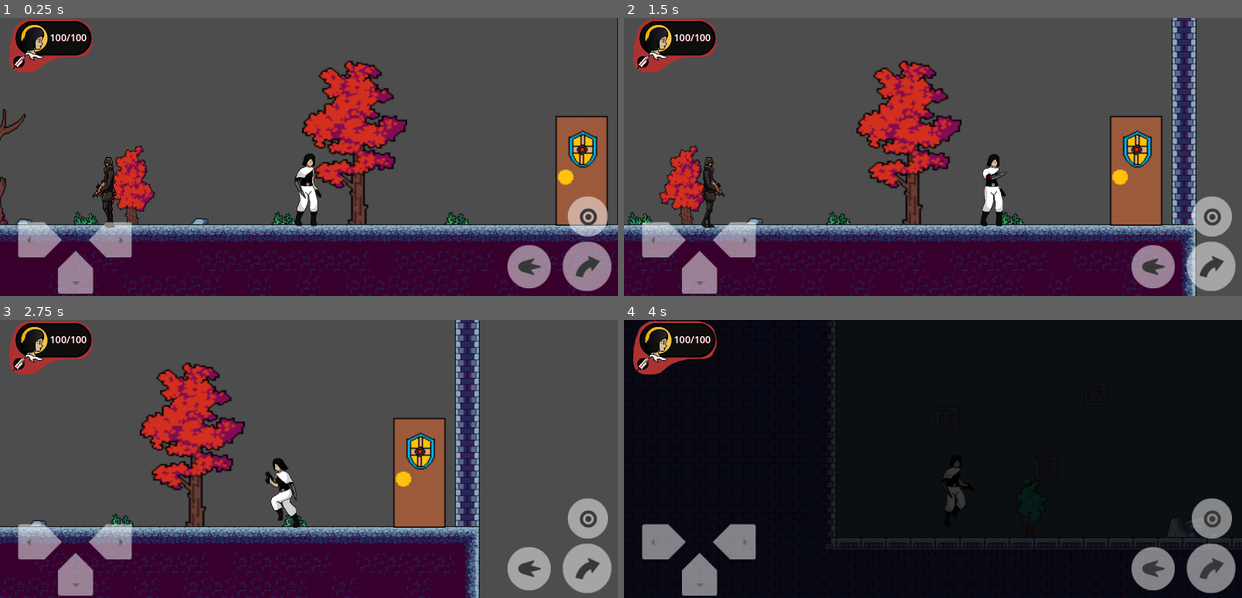
Above: before the commit, frames 1-4 (two rows, left to right).
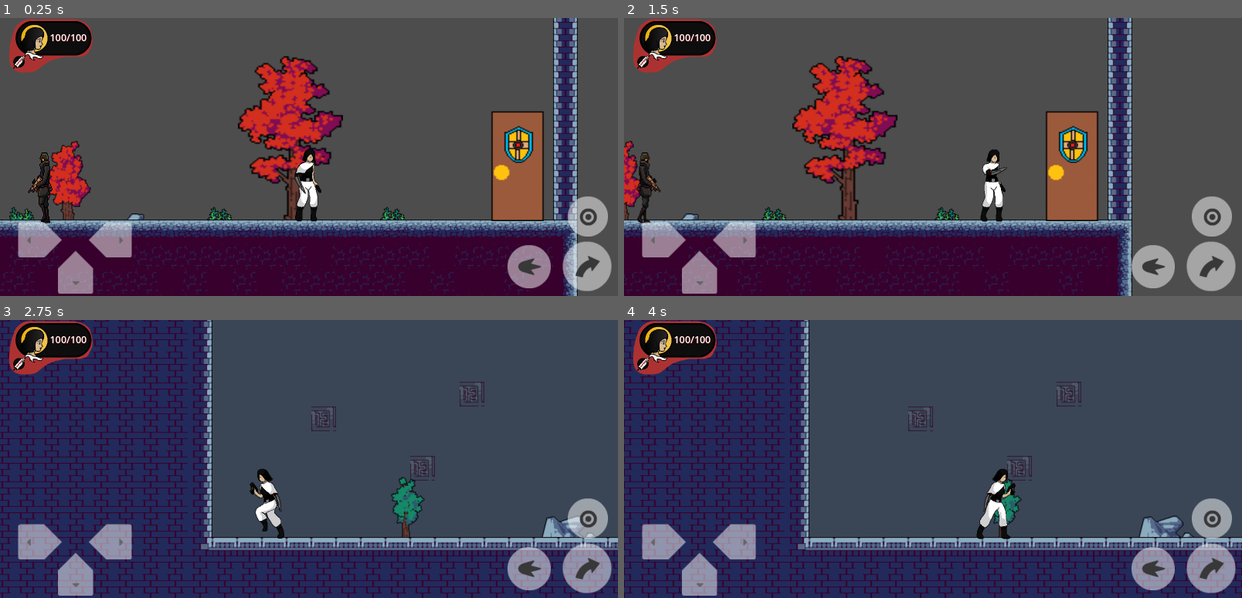
Above: after the commit, the same moments.

Repository: Corsa-Technologies/Terra1-seguro
Game: Godot game, scene res://Níveis/Nível1/Nível 1.tscn
The game is run twice, just before and just after one commit, with the same random seed, the same clock (stepped at 60 frames per second) and the same inputs. This scene is started directly instead of the project's main scene.
Inputs:
- Up to frame 1 (0.25 s): no input
- Up to frame 2 (1.5 s): tap Enter (ataque) at 0.5, 1.35 s; hold Enter (ataque) 0.53-1.28 s; hold Right (ui_right) from 0.53 s (still down); tap Up (ui_up) at 0.77 s
- Up to frame 3 (2.75 s): tap Up (ui_up) at 1.52 s; release Right (ui_right) at 2.03 s; hold Left (ui_left) from 2.03 s (still down); hold Backspace (tiro) from 2.03 s (still down); tap Enter (ataque) at 2.3 s
- Up to frame 4 (4 s): release Left (ui_left) at 2.78 s; release Backspace (tiro) at 2.78 s; hold Right (ui_right) from 2.78 s (still down); tap Enter (ataque) at 2.85 s; tap Up (ui_up) at 3.02, 3.77 s; hold Enter (ataque) from 3.53 s (still down)

The runs differ from the first frame. In frame 1, 30% of the frame differs, in the area x 0-100%, y 0-100%; in frame 2, 32%; in frame 3, 50%; in frame 4, 96%.

Commit message:
"agora os inimigos morrem"

Diff:
--- a/Níveis/Nível1/inimigo_1.gd
+++ b/Assets/inimigos/inimigo1/inimigo_1.gd
@@ -5,6 +5,7 @@
 @export var patrol_tolerance: float = 10.0
 @export var projectile_scene: PackedScene  # Referência à cena do projétil
 @export var shoot_delay: float = 1.0  # Intervalo de disparo em segundos
+@export var health: int = 100  # Adiciona uma variável de saúde ao inimigo
 
 var patrol_points: Array = []
 var current_patrol_index: int = 0
@@ -103,3 +104,13 @@
 
 	# Adiciona o projétil à cena
 	get_parent().add_child(projectile)
+
+# Função para receber dano
+func take_damage(amount: int):
+	health -= amount  # Subtrai o dano da saúde do inimigo
+	if health <= 0:
+		die()  # Chama a função de morte se a saúde for menor ou igual a 0
+
+# Função de morte
+func die():
+	queue_free()  # Remove o inimigo da cena
--- a/Níveis/Nível1/inimigo_1.tscn
+++ b/Assets/inimigos/inimigo1/inimigo_1.tscn
@@ -1,81 +1,84 @@
-[gd_scene load_steps=27 format=3 uid="uid://d2gp1dbwx1wdj"]
-
-[ext_resource type="Texture2D" uid="uid://bqnuc26vom4bv" path="res://Assets/inimigos/inimigo1/Idle.png" id="1_a1xoq"]
-[ext_resource type="Script" path="res://Níveis/Nível1/inimigo_1.gd" id="1_ewo05"]
-[ext_resource type="Texture2D" uid="uid://me3ihp8vfgwg" path="res://Assets/inimigos/inimigo1/Walk.png" id="3_4lqhr"]
-[ext_resource type="Texture2D" uid="uid://dpogxj2bidkms" path="res://Assets/inimigos/inimigo1/Shot_1.png" id="3_ps7l4"]
-[ext_resource type="PackedScene" uid="uid://c1e6hqp7yidse" path="res://Assets/inimigos/inimigo1/ataque/projectile.tscn" id="5_lq8vd"]
+[gd_scene load_steps=28 format=3 uid="uid://d2gp1dbwx1wdj"]
+
+[ext_resource type="Script" path="res://Assets/inimigos/inimigo1/inimigo_1.gd" id="1_03eev"]
+[ext_resource type="PackedScene" uid="uid://c1e6hqp7yidse" path="res://Assets/inimigos/inimigo1/ataque/projectile.tscn" id="2_e7062"]
+[ext_resource type="Texture2D" uid="uid://bqnuc26vom4bv" path="res://Assets/inimigos/inimigo1/Idle.png" id="3_atsb4"]
+[ext_resource type="Texture2D" uid="uid://dpogxj2bidkms" path="res://Assets/inimigos/inimigo1/Shot_1.png" id="4_nhfru"]
+[ext_resource type="Texture2D" uid="uid://me3ihp8vfgwg" path="res://Assets/inimigos/inimigo1/Walk.png" id="5_7mcr2"]
+
+[sub_resource type="RectangleShape2D" id="RectangleShape2D_vcaww"]
+size = Vector2(61, 83)
 
 [sub_resource type="AtlasTexture" id="AtlasTexture_1idlb"]
-atlas = ExtResource("1_a1xoq")
+atlas = ExtResource("3_atsb4")
 region = Rect2(0, 0, 128, 128)
 
 [sub_resource type="AtlasTexture" id="AtlasTexture_04b5e"]
-atlas = ExtResource("1_a1xoq")
+atlas = ExtResource("3_atsb4")
 region = Rect2(128, 0, 128, 128)
 
 [sub_resource type="AtlasTexture" id="AtlasTexture_pgk8f"]
-atlas = ExtResource("1_a1xoq")
+atlas = ExtResource("3_atsb4")
 region = Rect2(256, 0, 128, 128)
 
 [sub_resource type="AtlasTexture" id="AtlasTexture_fvfo6"]
-atlas = ExtResource("1_a1xoq")
+atlas = ExtResource("3_atsb4")
 region = Rect2(384, 0, 128, 128)
 
 [sub_resource type="AtlasTexture" id="AtlasTexture_vqdyu"]
-atlas = ExtResource("1_a1xoq")
+atlas = ExtResource("3_atsb4")
 region = Rect2(512, 0, 128, 128)
 
 [sub_resource type="AtlasTexture" id="AtlasTexture_jnwf0"]
-atlas = ExtResource("1_a1xoq")
+atlas = ExtResource("3_atsb4")
 region = Rect2(640, 0, 128, 128)
 
 [sub_resource type="AtlasTexture" id="AtlasTexture_1aory"]
-atlas = ExtResource("1_a1xoq")
+atlas = ExtResource("3_atsb4")
 region = Rect2(768, 0, 128, 128)
 
 [sub_resource type="AtlasTexture" id="AtlasTexture_5nikd"]
-atlas = ExtResource("3_ps7l4")
+atlas = ExtResource("4_nhfru")
 region = Rect2(0, 0, 128, 128)
 
 [sub_resource type="AtlasTexture" id="AtlasTexture_05m08"]
-atlas = ExtResource("3_ps7l4")
+atlas = ExtResource("4_nhfru")
 region = Rect2(128, 0, 128, 128)
 
 [sub_resource type="AtlasTexture" id="AtlasTexture_6v4q2"]
-atlas = ExtResource("3_ps7l4")
+atlas = ExtResource("4_nhfru")
 region = Rect2(256, 0, 128, 128)
 
 [sub_resource type="AtlasTexture" id="AtlasTexture_g737j"]
-atlas = ExtResource("3_ps7l4")
+atlas = ExtResource("4_nhfru")
 region = Rect2(384, 0, 128, 128)
 
 [sub_resource type="AtlasTexture" id="AtlasTexture_pd723"]
-atlas = ExtResource("3_4lqhr")
+atlas = ExtResource("5_7mcr2")
 region = Rect2(0, 0, 128, 128)
 
 [sub_resource type="AtlasTexture" id="AtlasTexture_4ov2x"]
-atlas = ExtResource("3_4lqhr")
+atlas = ExtResource("5_7mcr2")
 region = Rect2(128, 0, 128, 128)
 
 [sub_resource type="AtlasTexture" id="AtlasTexture_78pqa"]
-atlas = ExtResource("3_4lqhr")
+atlas = ExtResource("5_7mcr2")
 region = Rect2(256, 0, 128, 128)
 
 [sub_resource type="AtlasTexture" id="AtlasTexture_424dp"]
-atlas = ExtResource("3_4lqhr")
+atlas = ExtResource("5_7mcr2")
 region = Rect2(384, 0, 128, 128)
 
 [sub_resource type="AtlasTexture" id="AtlasTexture_g4m0j"]
-atlas = ExtResource("3_4lqhr")
+atlas = ExtResource("5_7mcr2")
 region = Rect2(512, 0, 128, 128)
 
 [sub_resource type="AtlasTexture" id="AtlasTexture_hq0nk"]
-atlas = ExtResource("3_4lqhr")
+atlas = ExtResource("5_7mcr2")
 region = Rect2(640, 0, 128, 128)
 
 [sub_resource type="AtlasTexture" id="AtlasTexture_wj0o6"]
-atlas = ExtResource("3_4lqhr")
+atlas = ExtResource("5_7mcr2")
 region = Rect2(768, 0, 128, 128)
 
 [sub_resource type="SpriteFrames" id="SpriteFrames_yla2x"]
@@ -159,8 +162,16 @@
 [node name="Inimigo1" type="CharacterBody2D"]
 collision_layer = 4
 collision_mask = 2
-script = ExtResource("1_ewo05")
-projectile_scene = ExtResource("5_lq8vd")
+script = ExtResource("1_03eev")
+projectile_scene = ExtResource("2_e7062")
+
+[node name="hurtbox" type="Area2D" parent="."]
+collision_layer = 3
+collision_mask = 3
+
+[node name="CollisionShape2D" type="CollisionShape2D" parent="hurtbox"]
+position = Vector2(-0.5, 5.5)
+shape = SubResource("RectangleShape2D_vcaww")
 
 [node name="AnimatedSprite2D" type="AnimatedSprite2D" parent="."]
 light_mask = 2
--- a/Níveis/Nível1/Nível 1.tscn
+++ b/Níveis/Nível1/Nível 1.tscn
@@ -10,7 +10,7 @@
 [ext_resource type="Texture2D" uid="uid://dcgkpb2agtuwp" path="res://Assets/objetos/Stones/6.png" id="8_eckob"]
 [ext_resource type="Texture2D" uid="uid://caaep5o1ebj5r" path="res://Assets/objetos/Trees/1.png" id="9_rfnlw"]
 [ext_resource type="Texture2D" uid="uid://c3p55bdivoxj6" path="res://Assets/objetos/Trees/6.png" id="10_aqtmk"]
-[ext_resource type="PackedScene" uid="uid://d2gp1dbwx1wdj" path="res://Níveis/Nível1/inimigo_1.tscn" id="11_8x3ve"]
+[ext_resource type="PackedScene" uid="uid://d2gp1dbwx1wdj" path="res://Assets/inimigos/inimigo1/inimigo_1.tscn" id="11_8x3ve"]
 
 [sub_resource type="TileSetAtlasSource" id="TileSetAtlasSource_t5wy2"]
 texture = ExtResource("2_pakg0")
@@ -594,7 +594,7 @@
 [node name="Nível1" type="Node2D"]
 
 [node name="Player" parent="." instance=ExtResource("1_rtybn")]
-position = Vector2(666, 229)
+position = Vector2(749, 235)
 
 [node name="Mundo" type="TileMapLayer" parent="."]
 position = Vector2(44, 4)
--- a/Níveis/Nível2/Nível 2.tscn
+++ b/Níveis/Nível2/Nível 2.tscn
@@ -5,7 +5,7 @@
 [ext_resource type="PackedScene" uid="uid://c2b5a8wa3xoja" path="res://Player/playercena.tscn" id="3_wdg5p"]
 [ext_resource type="Texture2D" uid="uid://cnbk5xkyswc1f" path="res://Assets/objetos/Trees/7.png" id="4_aooiu"]
 [ext_resource type="Texture2D" uid="uid://dcgkpb2agtuwp" path="res://Assets/objetos/Stones/6.png" id="5_wbhe1"]
-[ext_resource type="PackedScene" uid="uid://d2gp1dbwx1wdj" path="res://Níveis/Nível1/inimigo_1.tscn" id="6_u5bcf"]
+[ext_resource type="PackedScene" uid="uid://d2gp1dbwx1wdj" path="res://Assets/inimigos/inimigo1/inimigo_1.tscn" id="6_u5bcf"]
 
 [sub_resource type="TileSetAtlasSource" id="TileSetAtlasSource_xv8p6"]
 texture = ExtResource("1_lr12k")
--- a/Player/Scripts/movimento.gd
+++ b/Player/Scripts/movimento.gd
@@ -8,6 +8,7 @@
 @onready var coyote_timer = $CoyoteTimer as Timer
 @onready var animated_sprite = $AnimatedSprite2D # Referência ao AnimatedSprite2D
 @onready var health_label = $ControleTouch/Control/HealthText # Referência ao Label de vida
+@onready var hitboxlamina = $hitboxlamina # Referência à hitboxlamina
 @export var buffer_time: float = 0.15
 @export var coyote_time: float = 0.1
 
@@ -21,6 +22,7 @@
 func _ready():
 	coyote_timer.wait_time = coyote_time
 	update_health_display() # Atualiza a exibição da vida no início
+	hitboxlamina.set_monitoring(false) # Desativa a hitbox no início
 
 # Função para receber dano
 func take_damage(amount: int):
@@ -114,6 +116,7 @@
 		is_attacking = true
 		velocity.x = 0 # Para o personagem de se mover enquanto ataca
 		animated_sprite.play("ataque")
+		hitboxlamina.set_monitoring(true)  # Ativa a hitbox ao iniciar o ataque
 		# Conecta o sinal de "animation_finished" com a função que será chamada quando a animação de ataque terminar
 		animated_sprite.connect("animation_finished", Callable(self, "_on_attack_animation_finished"))
 
@@ -125,6 +128,7 @@
 # Função chamada quando a animação de ataque termina
 func _on_attack_animation_finished():
 	is_attacking = false
+	hitboxlamina.set_monitoring(false)  # Desativa a hitbox ao terminar o ataque
 	animated_sprite.disconnect("animation_finished", Callable(self, "_on_attack_animation_finished"))
 
 # Função para quando o tempo do coyote timer acaba
@@ -134,3 +138,12 @@
 # Função de morte
 func die():
 	get_tree().reload_current_scene() # Recarrega a cena atual
+
+# Função de colisão
+func _on_hitboxlamina_body_entered(body: Node) -> void:
+	print("Corpo entrou na hitbox: ", body.name)
+	if body is CharacterBody2D:
+		var hurtbox = body.get_node("hurtbox")
+		if hurtbox:
+			print('Achei a hurtbox dentro do inimigo')
+			hurtbox.get_parent().take_damage(10)
--- a/Player/playercena.tscn
+++ b/Player/playercena.tscn
@@ -65,10 +65,6 @@
 atlas = ExtResource("3_rnmfg")
 region = Rect2(1350, 0, 150, 200)
 
-[sub_resource type="AtlasTexture" id="AtlasTexture_emnaa"]
-atlas = ExtResource("3_rnmfg")
-region = Rect2(1500, 0, 150, 200)
-
 [sub_resource type="AtlasTexture" id="AtlasTexture_r6iut"]
 atlas = ExtResource("3_rnmfg")
 region = Rect2(1650, 0, 150, 200)
@@ -151,9 +147,6 @@
 }, {
 "duration": 1.0,
 "texture": SubResource("AtlasTexture_x28on")
-}, {
-"duration": 1.0,
-"texture": SubResource("AtlasTexture_emnaa")
 }, {
 "duration": 1.0,
 "texture": SubResource("AtlasTexture_r6iut")
@@ -179,6 +172,9 @@
 "name": &"tiro",
 "speed": 10.0
 }]
+
+[sub_resource type="RectangleShape2D" id="RectangleShape2D_jeks6"]
+size = Vector2(58.25, 18.75)
 
 [sub_resource type="RectangleShape2D" id="RectangleShape2D_3n7is"]
 size = Vector2(38, 87)
@@ -199,6 +195,15 @@
 [node name="CoyoteTimer" type="Timer" parent="."]
 one_shot = true
 
+[node name="hitboxlamina" type="Area2D" parent="."]
+collision_layer = 3
+collision_mask = 3
+priority = 1
+
+[node name="CollisionShape2D" type="CollisionShape2D" parent="hitboxlamina"]
+position = Vector2(-53, 1)
+shape = SubResource("RectangleShape2D_jeks6")
+
 [node name="CollisionShape2D" type="CollisionShape2D" parent="."]
 position = Vector2(0, 12)
 shape = SubResource("RectangleShape2D_3n7is")
@@ -212,3 +217,4 @@
 [node name="ControleTouch" parent="." instance=ExtResource("2_21c6s")]
 
 [connection signal="timeout" from="CoyoteTimer" to="." method="_on_coyote_timer_timeout"]
+[connection signal="body_entered" from="hitboxlamina" to="." method="_on_hitboxlamina_body_entered"]
Not shown: 1 places in Assets/inimigos/inimigo1/inimigo_1.tscn that only renumber resources
